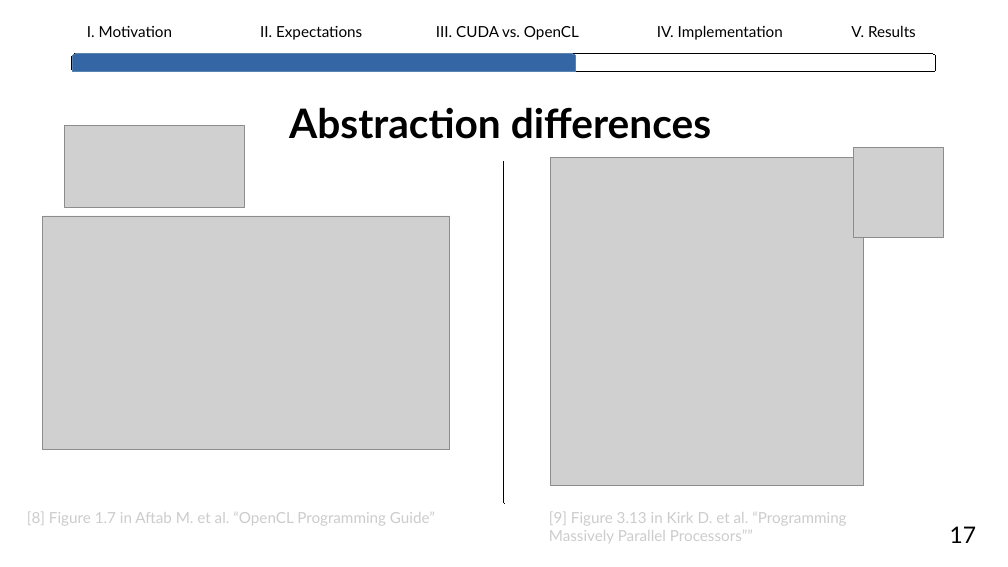
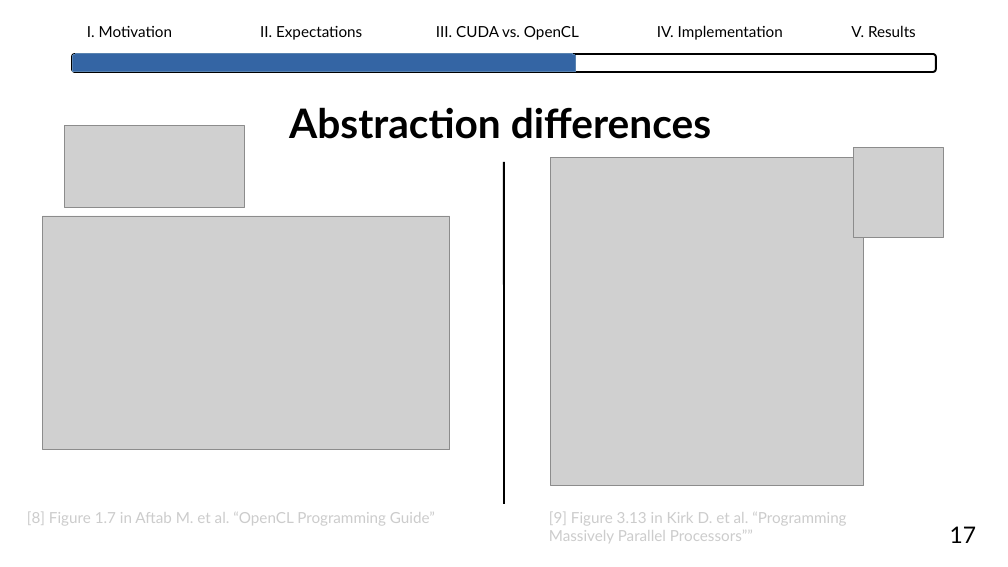
Before and after one commit to lhahner/opti-perf, a slide deck: slide 19 of docs/presentation/final-presentation.odp. Drawn at 1008x567 pixels with LibreOffice and Linux fonts; fonts in the diff are those of the drawing; grey boxes stand for pictures. Boxes give left, top, right and bottom in pixels: in the first picture for what was removed or moved away, otherwise in the second. Text is boxed around its words. In the diff, an @@ line names an element or a change of style, - is before the commit and + after.

```diff
--- a/docs/presentation/final-presentation.odp
+++ b/docs/presentation/final-presentation.odp
@@ freeform shape at [72,54,937,72]: outline #000000 0 pt to #000000 1.5 pt @@
```
Also in this commit, not shown: 35 other slides changed, 1 slide added, 1 other file.
